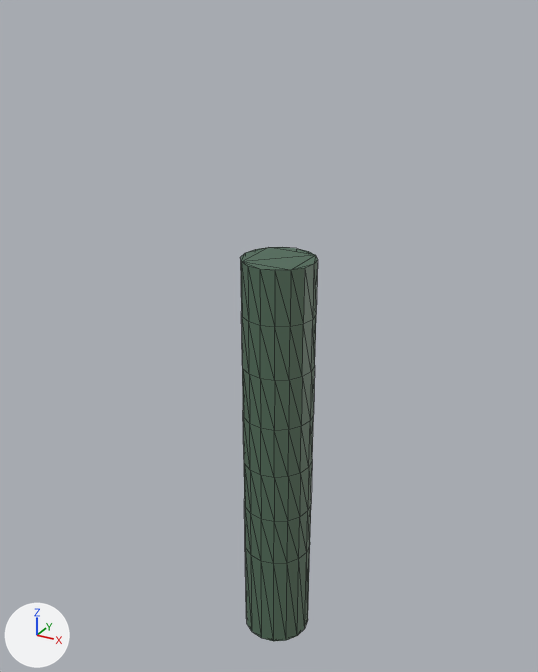
An edit to the glTF model assets/anim.glb, drawn before and after from the same camera.
Both versions are drawn from a 50 mm lens placed at (1.45, -2.72, 3.01), pointed at (-0.07, 0.04, 1.63). Every picture has the same lights, and +X, +Y and +Z are marked at lower left. Mesh edges are drawn as thin lines. Vertices at the same position are counted once.
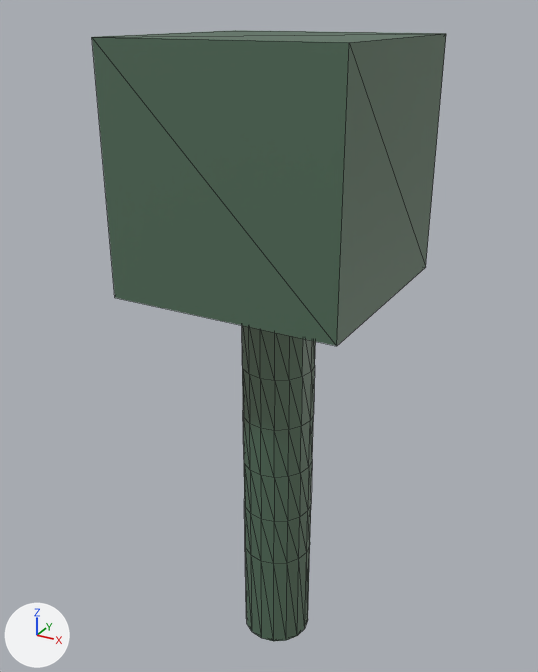
Diff of the bpy script that builds the scene:
```diff
--- a/assets/anim.glb.py
+++ b/assets/anim.glb.py
@@ me_cylinder_001 @@
 me_cylinder_001.from_pydata(...)  # 128 vertices, 252 faces; spans x -0.17..0.17, y -0.17..0.17, z 0.0..2.02
 # used by ob_cylinder; location = (0.0, 0.0, 0.0)
+# me_cylinder_001 part 1: a new loose piece, a box spanning x -0.5..0.5, y -0.5..0.5, z 1.92..2.92, in mat_material_001 (dark green #315a48)
 me_cylinder_001.materials.append(mat_material_001)
```

Boxes (x1, y1, x2, y2) around the edits, measured in the pictures (538 x 672 px):
'Cylinder', reshaped (349% wider, 55% taller): before (240, 247, 318, 641); after (92, 30, 446, 641)
part 1 of me_cylinder_001, added: after (92, 30, 446, 346)
